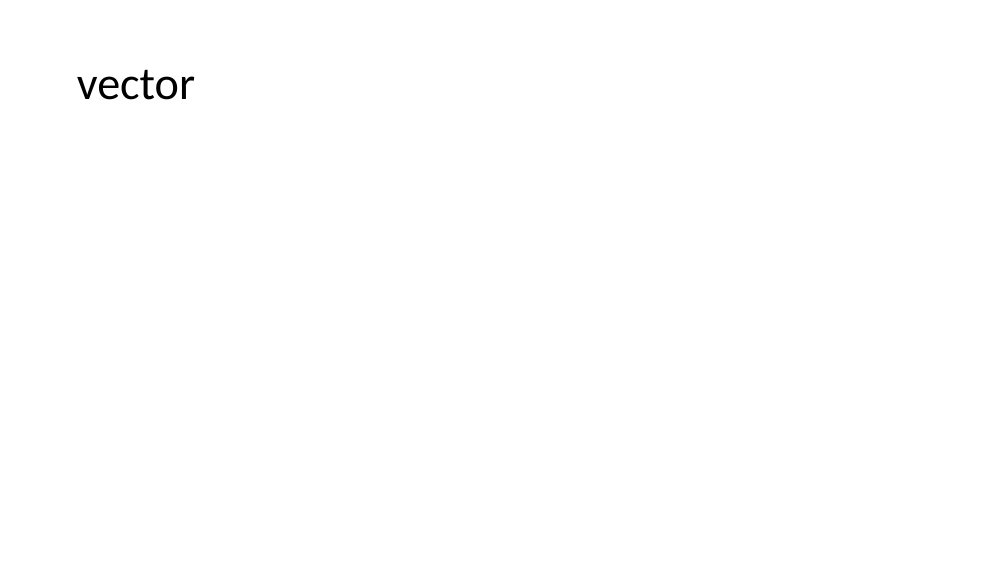
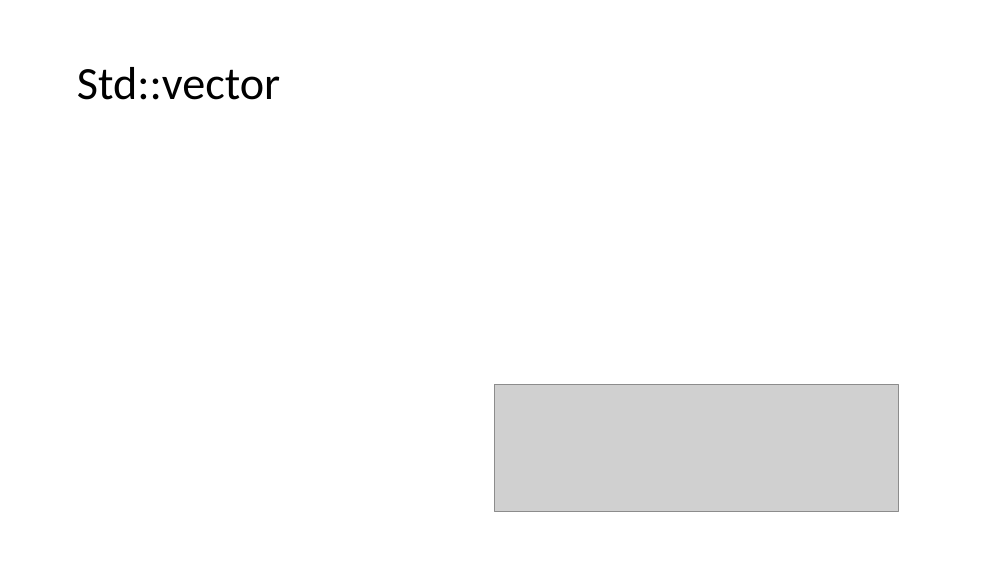
Before and after one commit to muksiddheswar/Tiny-CPP-Examples, a slide deck: slide 4 of CPP-Examples/STL/STL_Presentation.pptx. Drawn at 1008x567 pixels with LibreOffice and Linux fonts; fonts in the diff are those of the drawing; grey boxes stand for pictures. Boxes give left, top, right and bottom in pixels: in the first picture for what was removed or moved away, otherwise in the second. Text is boxed around its words. In the diff, an @@ line names an element or a change of style, - is before the commit and + after.

Commit message:
Done presetnation for vector.

```diff
--- a/CPP-Examples/STL/STL_Presentation.pptx
+++ b/CPP-Examples/STL/STL_Presentation.pptx
@@ title at (77, 67, 280, 100): text changed @@
-vector
+Std::vector
@@ picture added at (495, 385, 898, 512) @@
```
Also in this commit, not shown: 2 other slides changed, 1 slide added, 1 slide removed.
